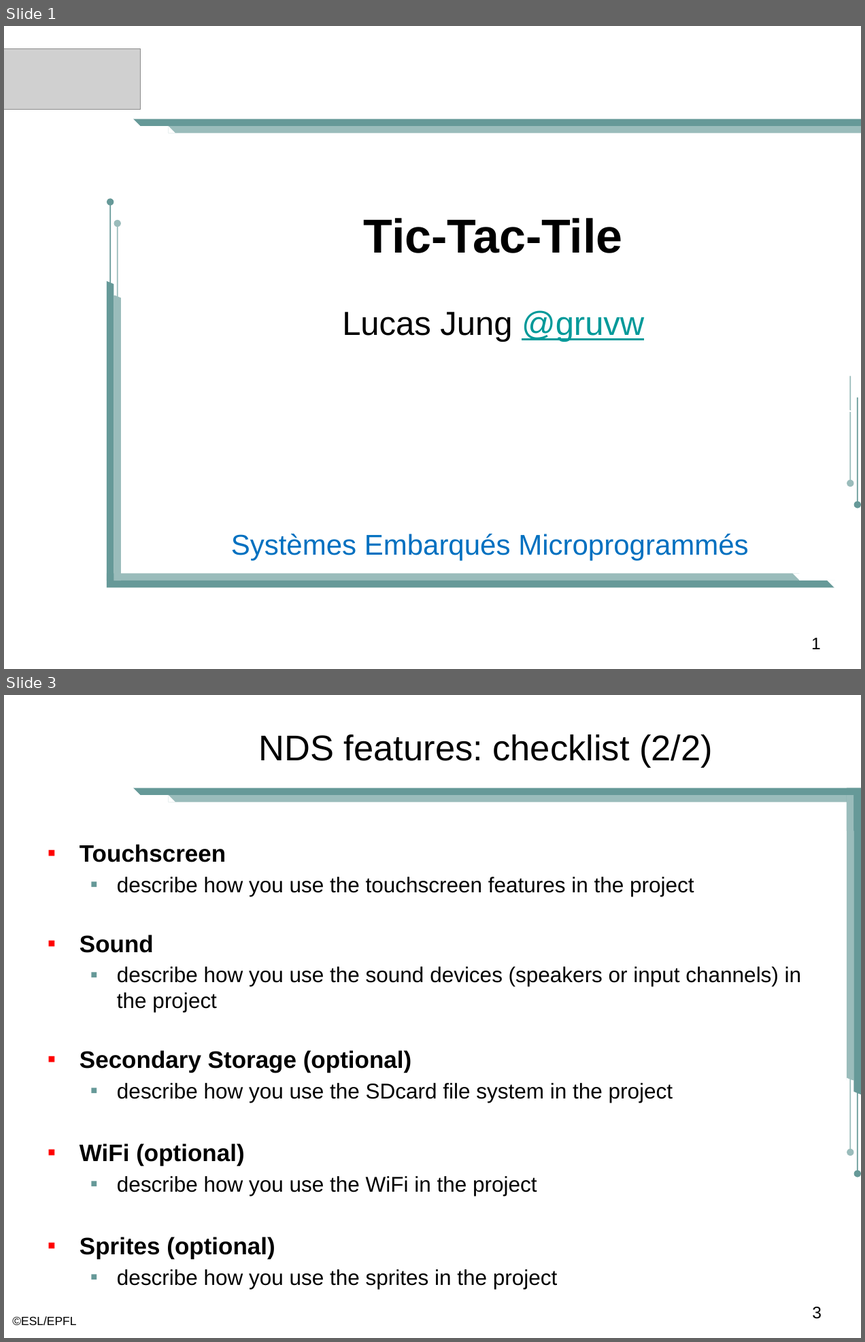
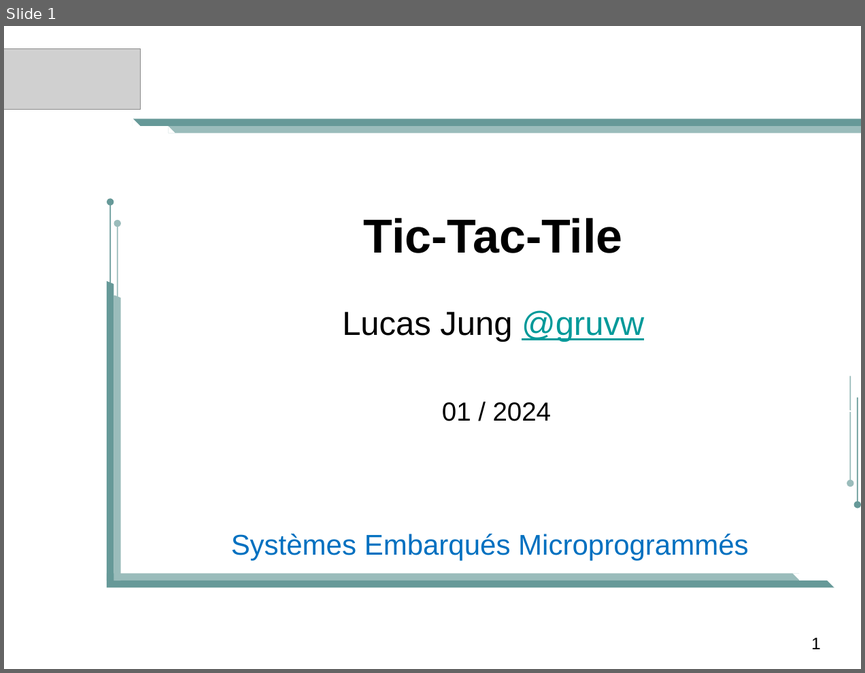
Before and after one commit to gruvw/epfl-nds-game, a slide deck: project/tic-tac-tile.pptx. Shown one above the other, each under a label of ours: slides 1 and 3 before the commit, slide 1 after it; the slides between them are not shown. The pictures are 865x1342 and 865x673 pixels, drawn with LibreOffice and Linux fonts; fonts in the diff are those of the drawing; grey boxes stand for pictures; background and template pictures are left out. Boxes give left, top, right and bottom in pixels: in the first picture for what was removed or moved away, otherwise in the second. Text is boxed around its words. In the diff, an @@ line names an element or a change of style, - is before the commit and + after.

```diff
--- a/project/tic-tac-tile.pptx
+++ b/project/tic-tac-tile.pptx
@@ slide 3 removed at [4, 695, 861, 1338], background #FFFFFF; not listed: 7 template elements that a slide beside it also shows @@
@@ title removed at [259, 734, 713, 768] @@
-NDS features: checklist (2/2)
@@ rectangle removed at [847, 788, 861, 831] @@
@@ rectangle removed at [847, 795, 853, 1080] @@
@@ rectangle removed at [854, 795, 861, 1095] @@
@@ text removed at [79, 844, 802, 1289] @@
-▪ Touchscreen
-  ▪ describe how you use the touchscreen features in the project
-▪ Sound
-  ▪ describe how you use the sound devices (speakers or input channels) in the project
-▪ Secondary Storage (optional)
-  ▪ describe how you use the SDcard file system in the project
-▪ WiFi (optional)
-  ▪ describe how you use the WiFi in the project
-▪ Sprites (optional)
-  ▪ describe how you use the sprites in the project
@@ right triangle removed at [853, 1092, 860, 1095] @@
@@ page number removed at [812, 1306, 821, 1319] @@
-3
@@ text removed at [12, 1316, 76, 1325] @@
-©ESL/EPFL
@@ slide 1 changed as well @@
@@ text added at [442, 402, 551, 421], 22 pt, text #000000 @@
+01 / 2024
```
Also in this commit, not shown: 2 other slides changed, 1 slide added, 1 other file.
